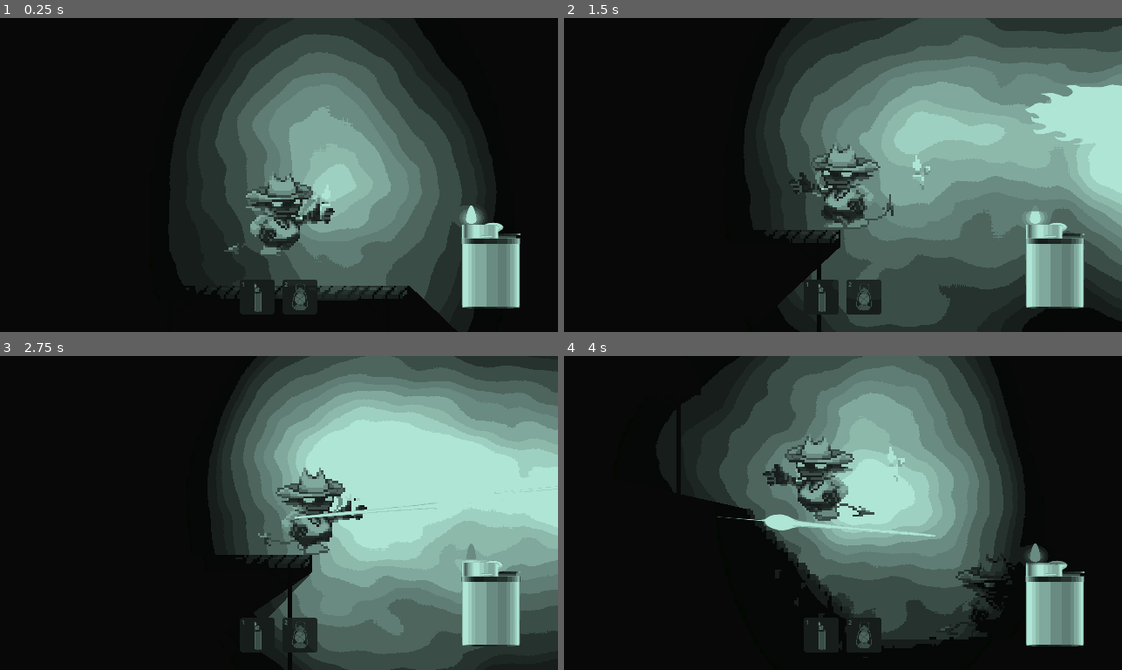
Above: before the commit, frames 1-4 (two rows, left to right).
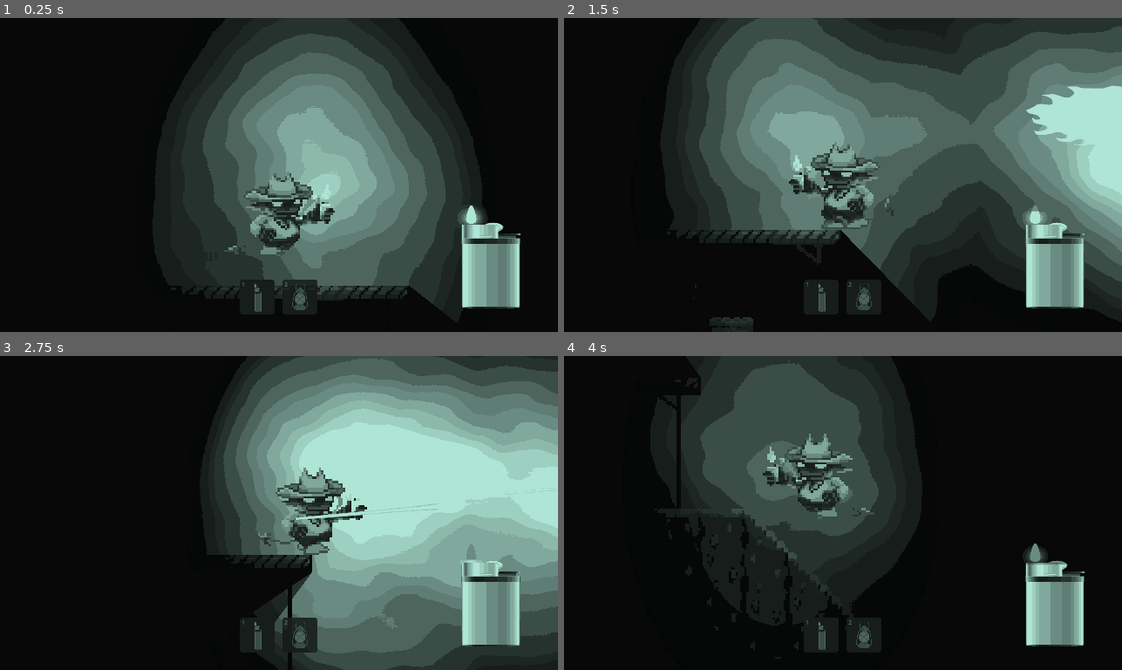
Above: after the commit, the same moments.

Repository: zach-sousa-dev/monochrome-game-jam
Game: Godot game, scene res://scenes/zach-scene.tscn
Two runs of this game, one before a commit and one after it. Both use one fixed random seed, a clock stepped at 60 frames per second and the inputs below. Sound files missing from this copy of the repository are replaced by a short silence.
Inputs (mouse positions are in pixels of both pictures, inside the frame that each line leads up to):
- Up to frame 1 (0.25 s): no input
- Up to frame 2 (1.5 s): tap Enter at 0.5 s; move the mouse to (965, 159) at 0.52 s; hold D (right) 0.53-1.28 s; hold F (shoot) 0.53-1.28 s; tap Space (jump) at 0.77 s; move the mouse to (731, 190) at 1.27 s; hold A (left) from 1.28 s (still down); tap C (cycle_fire) at 1.35 s
- Up to frame 3 (2.75 s): tap Space (jump) at 1.52 s; tap F (shoot) at 1.55 s; move the mouse to (334, 443) at 2.02 s; release A (left) at 2.03 s; hold D (right) from 2.03 s (still down); hold F (shoot) from 2.03 s (still down); tap E (interact) at 2.1 s
- Up to frame 4 (4 s): move the mouse to (815, 575) at 2.77 s; release F (shoot) at 2.78 s; tap Mouse wheel up (item_next) at 2.85 s; tap Space (jump) at 3.02, 3.77 s; tap F (shoot) at 3.05, 3.8 s; move the mouse to (1010, 560) at 3.52 s; release D (right) at 3.53 s; hold A (left) from 3.53 s (still down); hold Mouse wheel down (item_prev) from 3.53 s (still down)

The runs differ from the first frame. In frame 1, 5.4% of the frame differs, in the area x 30-88%, y 5-98%; in frame 2, 46%, in the area x 20-100%, y 0-100%; in frame 3, 3.1%; in frame 4, 32%.

Commit message:
weapon player models correctly flip and are visible

Diff:
--- a/assets/animations/weapons/hold_flamethrower.tres
+++ b/assets/animations/weapons/hold_flamethrower.tres
@@ -1,3 +1,14 @@
 [gd_resource type="SpriteFrames" format=3 uid="uid://da6diqr5o8nw0"]
 
+[ext_resource type="Texture2D" uid="uid://do07e2dcge5wm" path="res://assets/sprites/player/fancy/weapons/hold_flamethrower.png" id="1_texvh"]
+
 [resource]
+animations = [{
+"frames": [{
+"duration": 1.0,
+"texture": ExtResource("1_texvh")
+}],
+"loop": 1,
+"name": &"default",
+"speed": 5.0
+}]
--- a/scenes/player/player.tscn
+++ b/scenes/player/player.tscn
@@ -37,6 +37,6 @@
 stream = ExtResource("13_gx1jg")
 
 [node name="Tool" parent="." unique_id=1965235933 instance=ExtResource("15_fcs02")]
-position = Vector2(27, 0)
+position = Vector2(27.5, 0.5)
 
 [node name="PlayerHud" parent="." unique_id=868017095 instance=ExtResource("14_ugbui")]
--- a/scenes/player/tool.gd
+++ b/scenes/player/tool.gd
@@ -17,6 +17,11 @@
 var item: ItemData = null
 # -- cooldown on tool
 var _cooldown: float = 0.0
+
+# for some reason the sprite is offset by 1 pixel when flipped to the left
+# so I'm just manually adjusting for that and need to store the original position.
+# This is a bad solution but it works for now.
+@onready var tool_sprite_2d_original_position: Vector2 = tool_sprite_2d.position
 
 func _ready():
 	PlayerInventory.selected_changed.connect(_on_selected_tool_changed)
@@ -69,9 +74,16 @@
 
 # -- copies players flip and mirroirs the marker
 func _update_filp():
-	tool_sprite_2d.flip_h = body_sprite.flip_h
-	if item:
-		tool_marker_2d.position = Vector2(item.shooting_pos.x * get_facing(), item.shooting_pos.y)
+	# by mirroring the scale we can flip the local position of the light, marker, and sprite
+	# (local position inside of tool)
+	self.scale = Vector2(get_facing(), 1)
+	# then we can flip the position of the whole tool to the other side of the player
+	position.x = (abs(position.x) * get_facing())
+
+	# old code
+	#tool_sprite_2d.flip_h = body_sprite.flip_h
+	#if item:
+	#	tool_marker_2d.position = Vector2(item.shooting_pos.x * get_facing(), item.shooting_pos.y)
 
 # -- 1 = facing right, -1 = facing left (from player sprite)
 func get_facing() -> int:
--- a/scenes/player/tool.tscn
+++ b/scenes/player/tool.tscn
@@ -17,6 +17,7 @@
 
 [node name="ToolPointLight2D" type="PointLight2D" parent="." unique_id=1557680071]
 unique_name_in_owner = true
+position = Vector2(-7, 0)
 scale = Vector2(0.673, 1)
 energy = 2.0
 range_item_cull_mask = 3
@@ -27,9 +28,7 @@
 [node name="ToolSprite2D" type="AnimatedSprite2D" parent="." unique_id=783287713]
 unique_name_in_owner = true
 texture_filter = 1
-position = Vector2(0.5, 0.5)
 sprite_frames = ExtResource("2_1ahuj")
 
 [node name="ToolMarker2D" type="Marker2D" parent="." unique_id=1013744363]
 unique_name_in_owner = true
-position = Vector2(0, -5)
Not shown: 1 places in assets/animations/weapons/hold_lantern.tres that only renumber resources
Not shown: 1 places in assets/animations/weapons/hold_lighter.tres that only renumber resources
Binary file changed: assets/sprites/player/fancy/weapons/hold_flamethrower.png
Binary file changed: assets/sprites/player/fancy/weapons/hold_lantern.png
